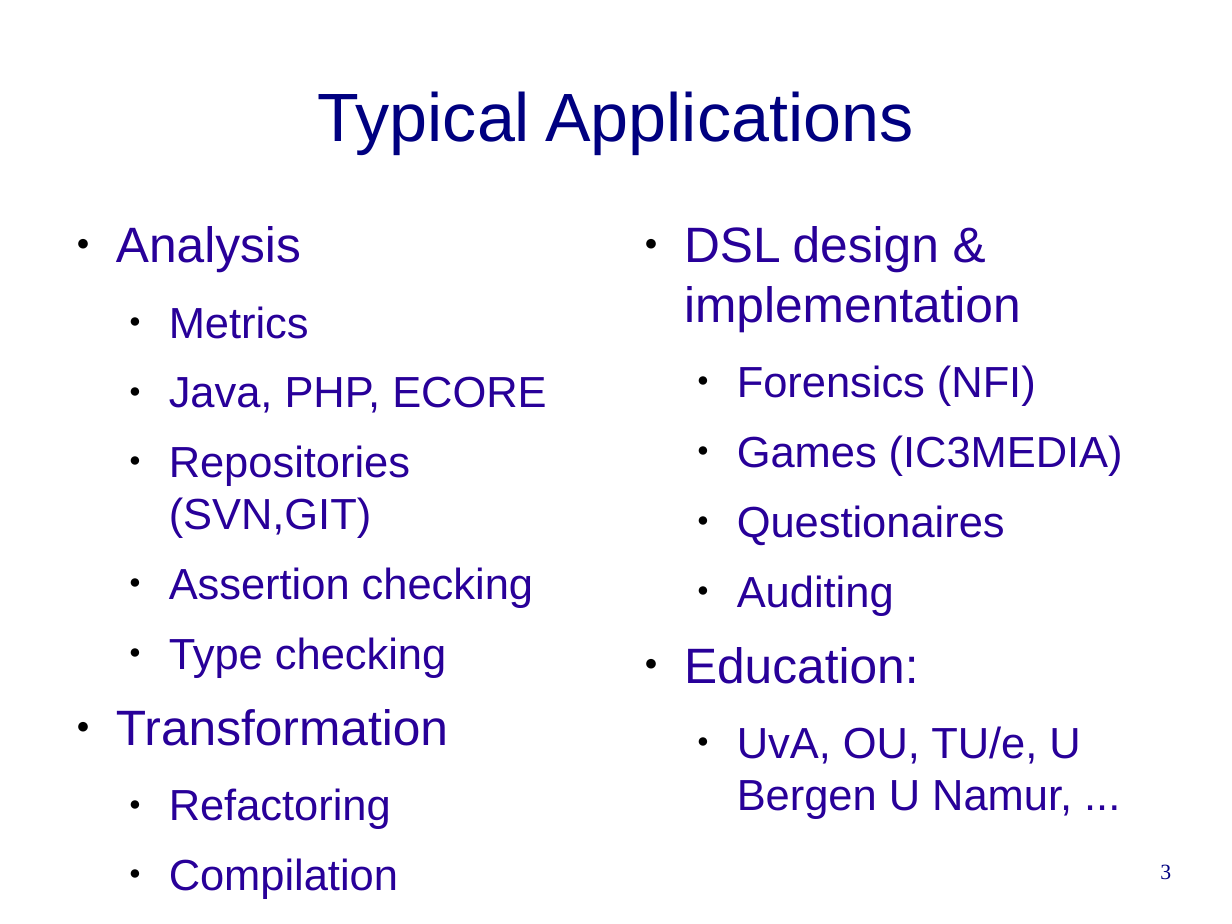
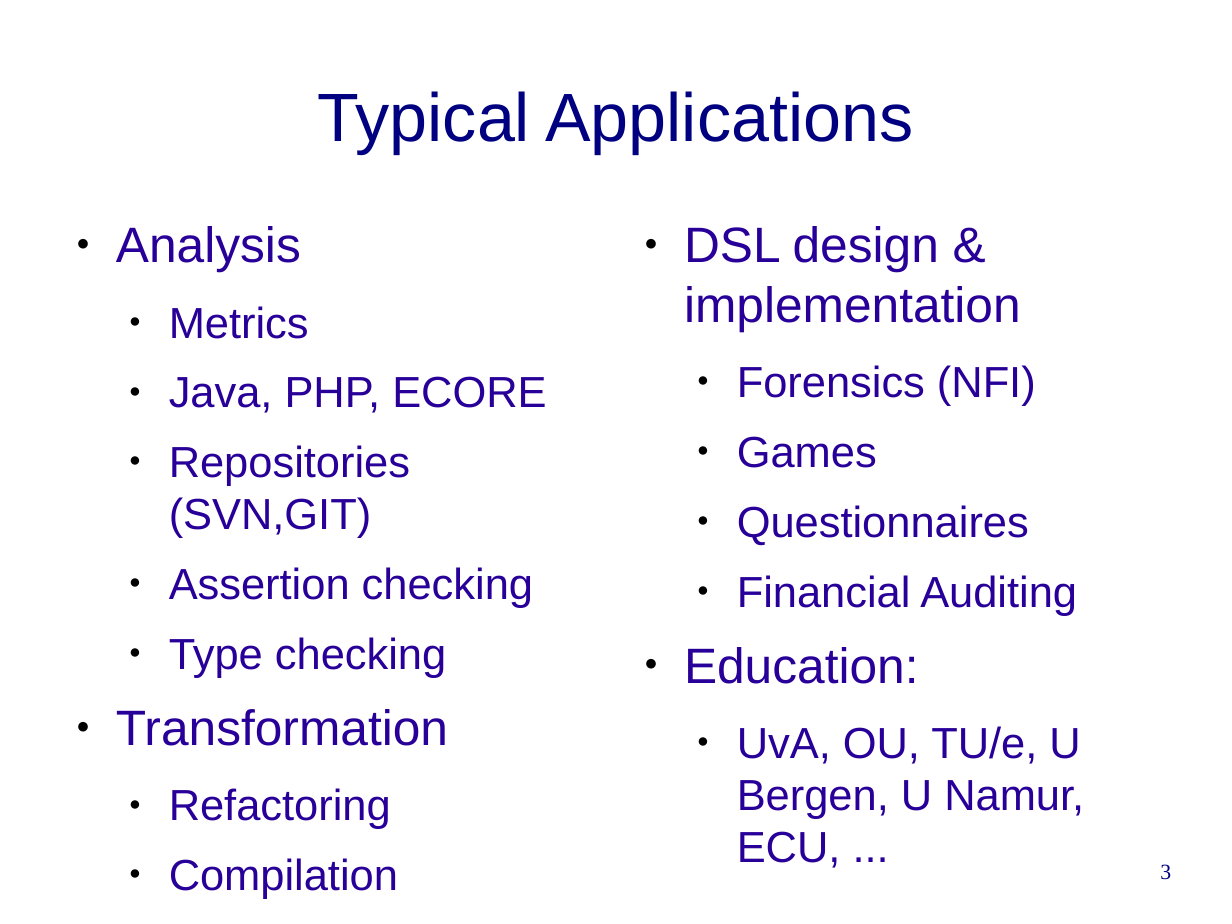
Before and after one commit to cwi-swat/rascal-course-pldi-2015, a slide deck: slide 3 of presentations/Summary.odp. Drawn at 1232x924 pixels with LibreOffice and Linux fonts; fonts in the diff are those of the drawing; background and template pictures are left out. Boxes give left, top, right and bottom in pixels: in the first picture for what was removed or moved away, otherwise in the second. Text is boxed around its words. In the diff, an @@ line names an element or a change of style, - is before the commit and + after.

```diff
--- a/presentations/Summary.odp
+++ b/presentations/Summary.odp
@@ text at <box>737,436,1077,616</box>: text changed @@
-  ● Games (IC3MEDIA)
-  ● Questionaires
-  ● Auditing
+  ● Games
+  ● Questionnaires
+  ● Financial Auditing
@@ text at <box>737,726,1084,868</box>: text changed @@
-  ● UvA, OU, TU/e, U Bergen U Namur, ...
+  ● UvA, OU, TU/e, U Bergen, U Namur, ECU, ...
```
Also in this commit, not shown: 2 other slides changed, 1 slide added, 1 other file.
